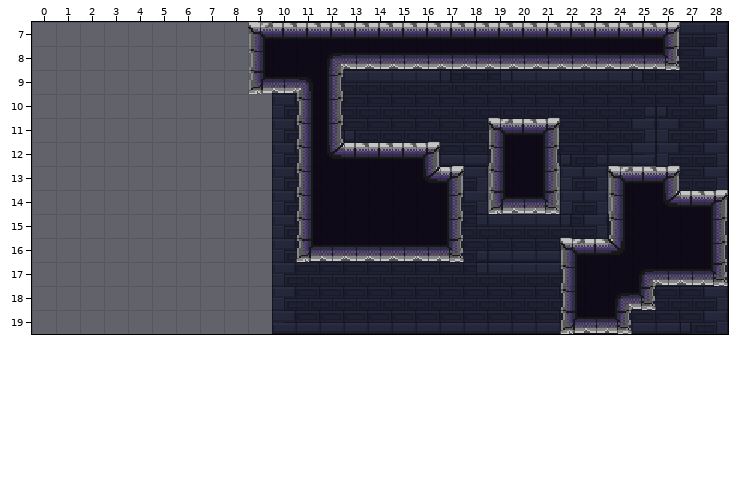
One commit to this Tiled map: Assets/maps/test_level.tmx. That is the earlier state.
Cells are 16x16 px. Shown: x 0..28, y 7..19.
After:
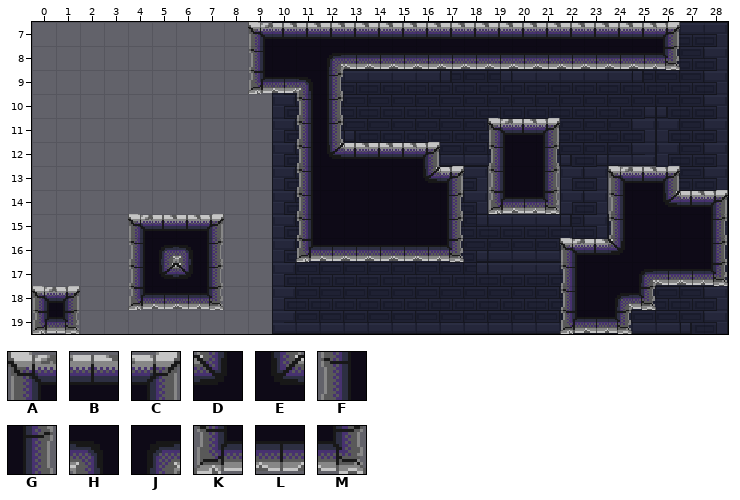
Key: from "jail_block": A 0, B 1, C 2, D 3, E 4, F 8, G 10, H 11, J 12, K 16, L 17, M 18.
_ is an empty cell.
Difference:
{"where": "layer \"ground\""}
{"y":15,"x":4,"old":"____","new":"ABBC"}
{"y":16,"x":4,"old":"____","new":"FJHG"}
{"y":17,"x":4,"old":"____","new":"FEDG"}
{"y":18,"x":0,"old":"__","new":"AC"}
{"y":18,"x":4,"old":"____","new":"KLLM"}
{"y":19,"x":0,"old":"__","new":"KM"}
